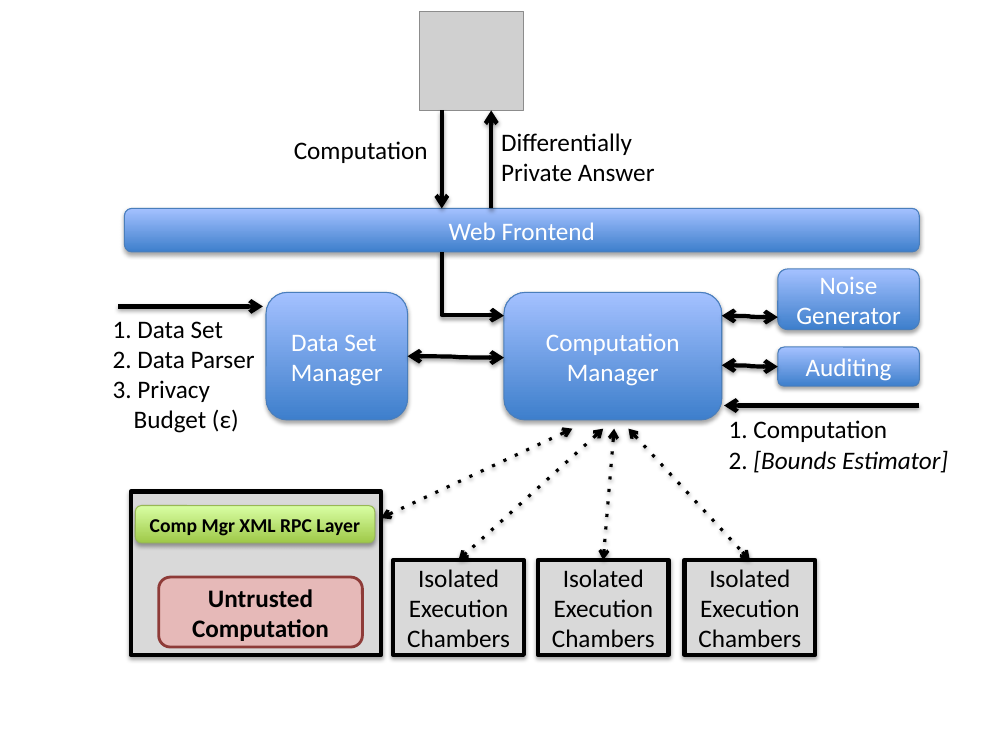
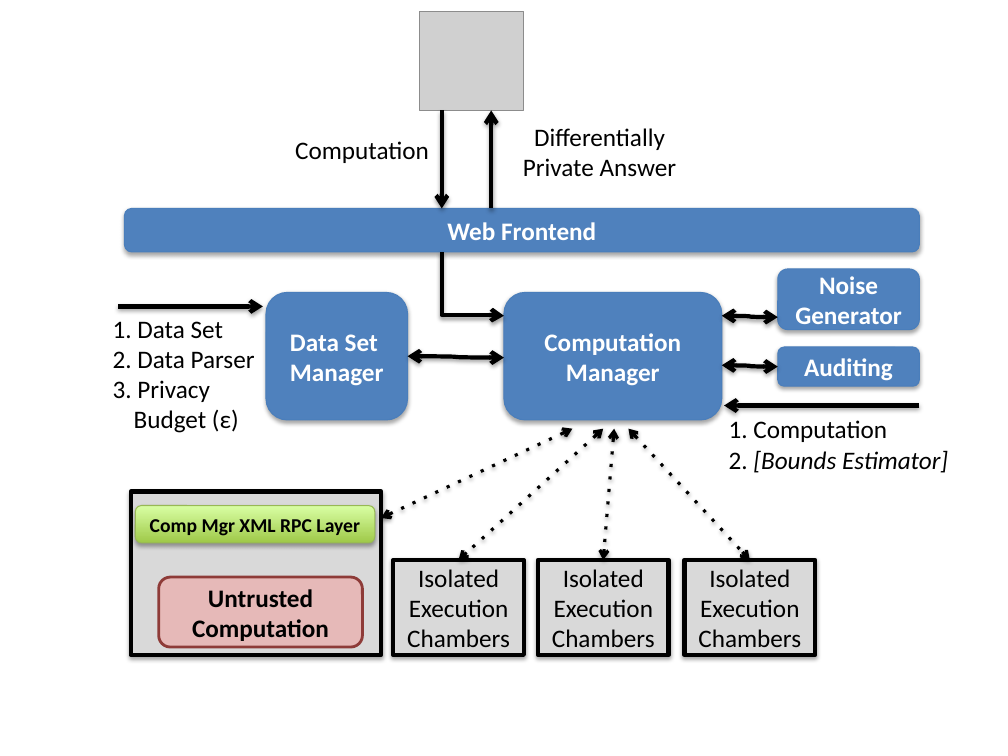
Before and after one commit to prashmohan/GUPT, a slide deck: slide 1 of docs/architecture.pptx. Drawn at 1008x756 pixels with LibreOffice and Linux fonts; fonts in the diff are those of the drawing; grey boxes stand for pictures. Boxes give left, top, right and bottom in pixels: in the first picture for what was removed or moved away, otherwise in the second. Text is boxed around its words. In the diff, an @@ line names an element or a change of style, - is before the commit and + after.

Commit message:
Added computation manager arch diagram

```diff
--- a/docs/architecture.pptx
+++ b/docs/architecture.pptx
@@ text "Differentially Private Answer" at [523,128,677,176]: alignment left to centre @@
@@ text "Computation" at [295,141,429,163]: alignment left to centre @@
@@ bold on; fill gradient #3F80CE to #A4C4FF to #4F81BD in 5 elements at [124,209,919,252], [266,292,407,420], [504,292,722,420], [778,269,919,330], [778,347,919,386] @@
```
Also in this commit, not shown: 1 slide added.
